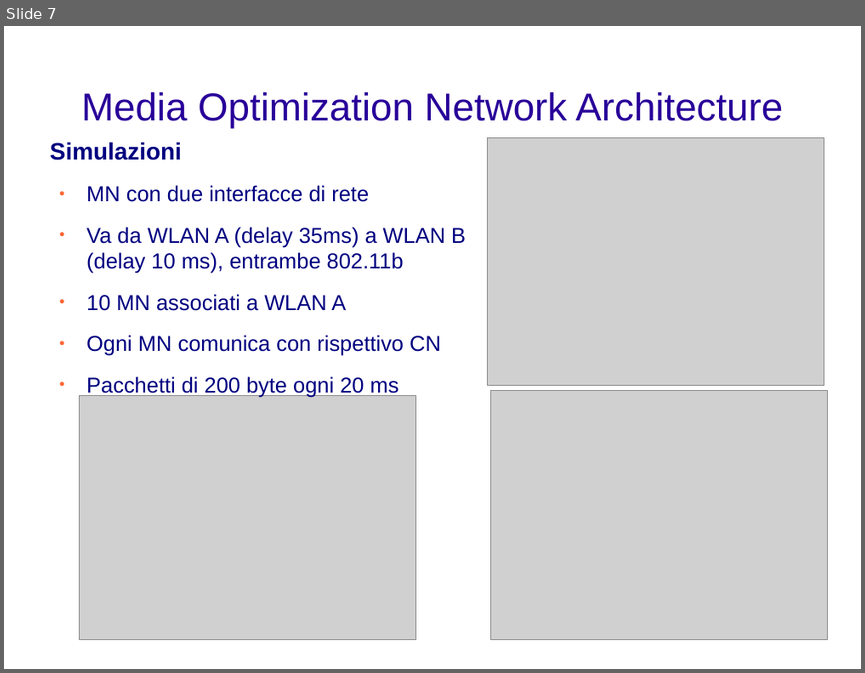
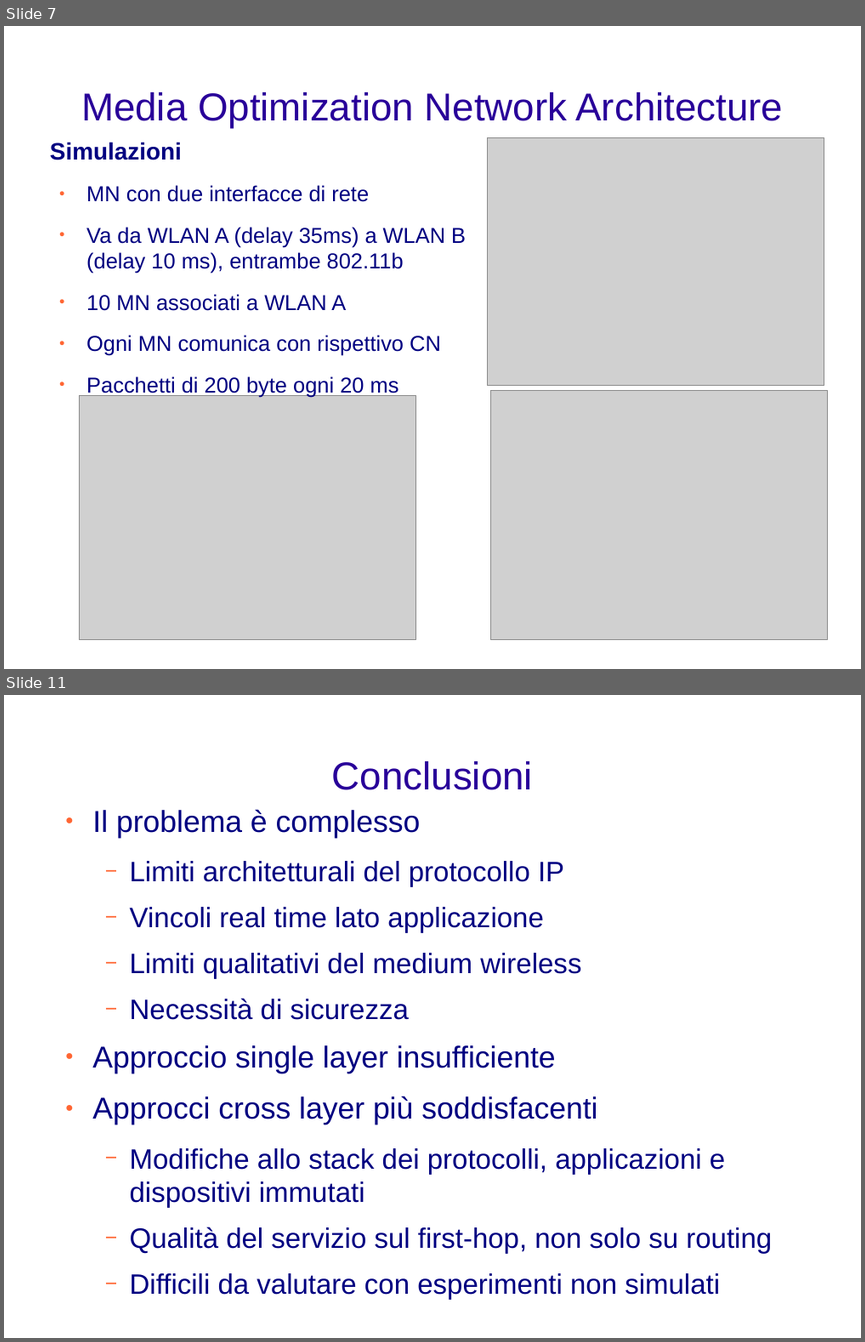
Before and after one commit to rjack/tesi-triennale, a slide deck: presentazione.odp. Shown one above the other, each under a label of ours: slide 7 before the commit, slides 7 and 11 after it; the slides between them are not shown. The pictures are 865x673 and 865x1342 pixels, drawn with LibreOffice and Linux fonts; fonts in the diff are those of the drawing; grey boxes stand for pictures; background and template pictures are left out. Boxes give left, top, right and bottom in pixels: in the first picture for what was removed or moved away, otherwise in the second. Text is boxed around its words. In the diff, an @@ line names an element or a change of style, - is before the commit and + after.

```diff
--- a/presentazione.odp
+++ b/presentazione.odp
@@ slide 11 added at <box>4,695,861,1338</box>, background picture (left out) @@
@@ title added at <box>332,761,533,790</box>, 36 pt, text #280099 @@
+Conclusioni
@@ text added at <box>92,809,772,1299</box>, 26 pt, text #000080 @@
+● Il problema è complesso
+  − Limiti architetturali del protocollo IP
+  − Vincoli real time lato applicazione
+  − Limiti qualitativi del medium wireless
+  − Necessità di sicurezza
+● Approccio single layer insufficiente
+● Approcci cross layer più soddisfacenti
+  − Modifiche allo stack dei protocolli, applicazioni e dispositivi immutati
+  − Qualità del servizio sul first-hop, non solo su routing
+  − Difficili da valutare con esperimenti non simulati
```
Also in this commit, not shown: 4 slides changed, 2 other slides added, 3 slides removed.
